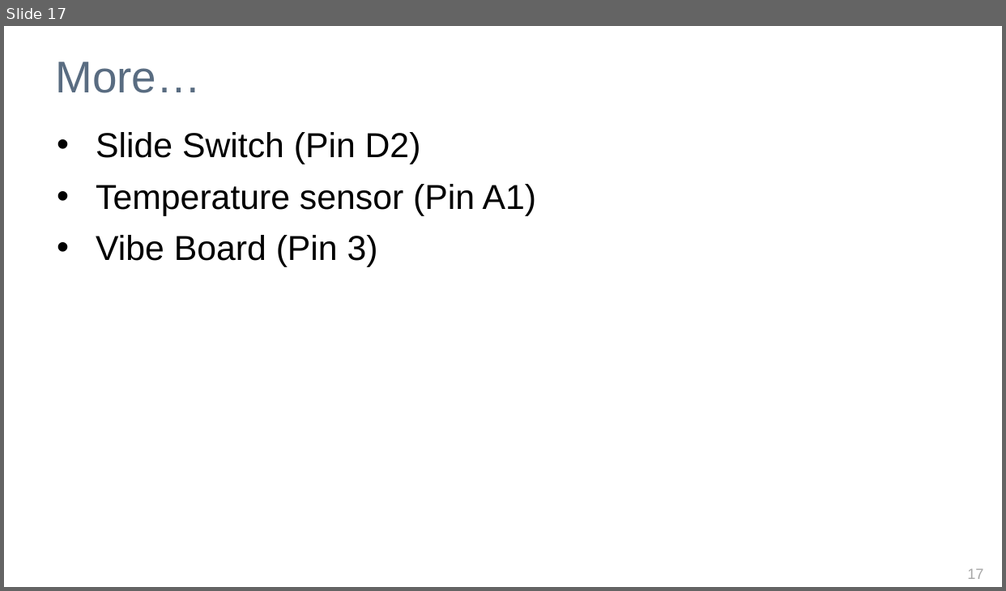
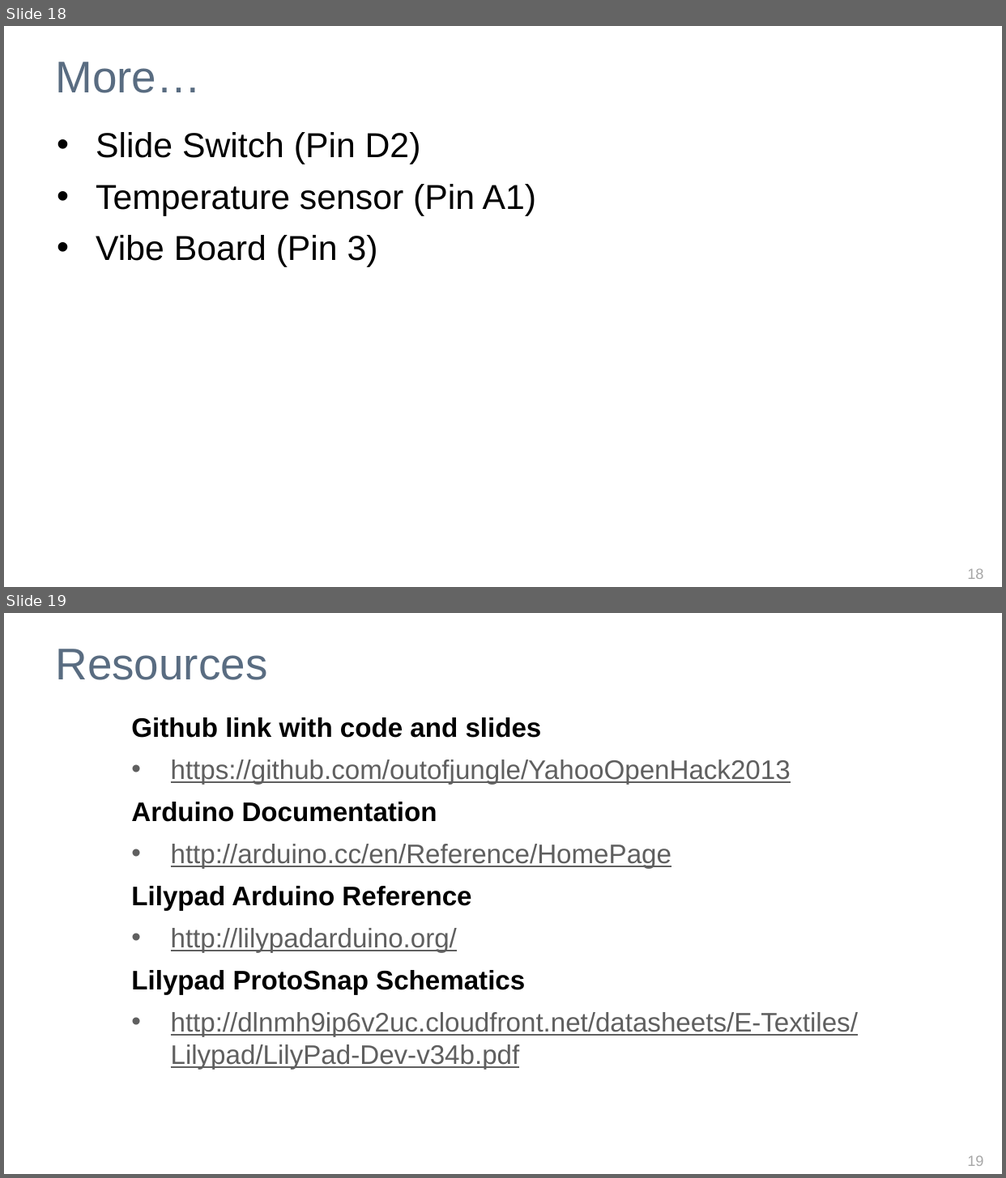
Before and after one commit to outofjungle/YahooOpenHack2013, a slide deck: y-hack-Sunnyvale-2013-workshop.pptx. Shown one above the other, each under a label of ours: slide 17 before the commit, slides 18 and 19 after it. The pictures are 1006x591 and 1006x1178 pixels, drawn with LibreOffice and Linux fonts; fonts in the diff are those of the drawing; background and template pictures are left out. Boxes give left, top, right and bottom in pixels: in the first picture for what was removed or moved away, otherwise in the second. Text is boxed around its words. In the diff, an @@ line names an element or a change of style, - is before the commit and + after.

Commit message:
updated resources and setup slide

```diff
--- a/y-hack-Sunnyvale-2013-workshop.pptx
+++ b/y-hack-Sunnyvale-2013-workshop.pptx
@@ slide 19 added at box(4, 613, 1002, 1174), background picture (left out) @@
@@ title added at box(55, 649, 267, 680), 51.3 pt, text #596C81 @@
+Resources
@@ text added at box(131, 717, 858, 1069), 31 pt, text #5F5F5F, underline @@
+Github link with code and slides
+• https://github.com/outofjungle/YahooOpenHack2013
+Arduino Documentation
+• http://arduino.cc/en/Reference/HomePage
+Lilypad Arduino Reference
+• http://lilypadarduino.org/
+Lilypad ProtoSnap Schematics
+• http://dlnmh9ip6v2uc.cloudfront.net/datasheets/E-Textiles/Lilypad/LilyPad-Dev-v34b.pdf
@@ page number added at box(967, 1156, 983, 1166), 17 pt, text #A6A6A6 @@
+19
@@ what was slide 17 is now slide 18 @@
@@ page number at box(967, 569, 983, 579): text changed @@
-17
+18
```
Also in this commit, not shown: 1 slide changed, 1 other slide added.
